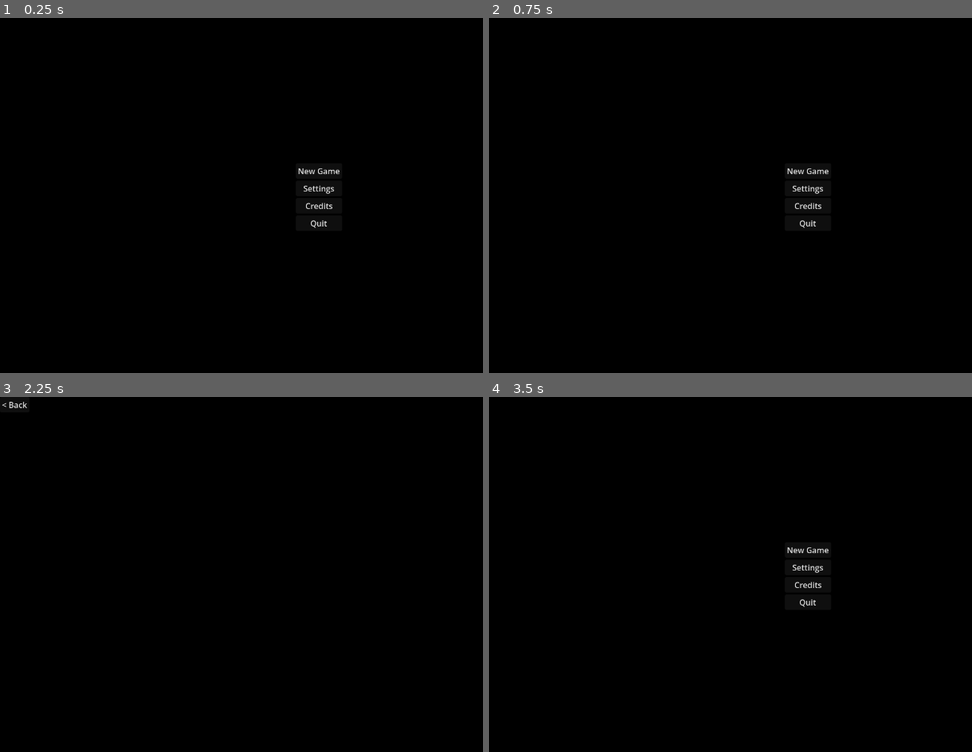
Above: before the commit, frames 1-4 (two rows, left to right).
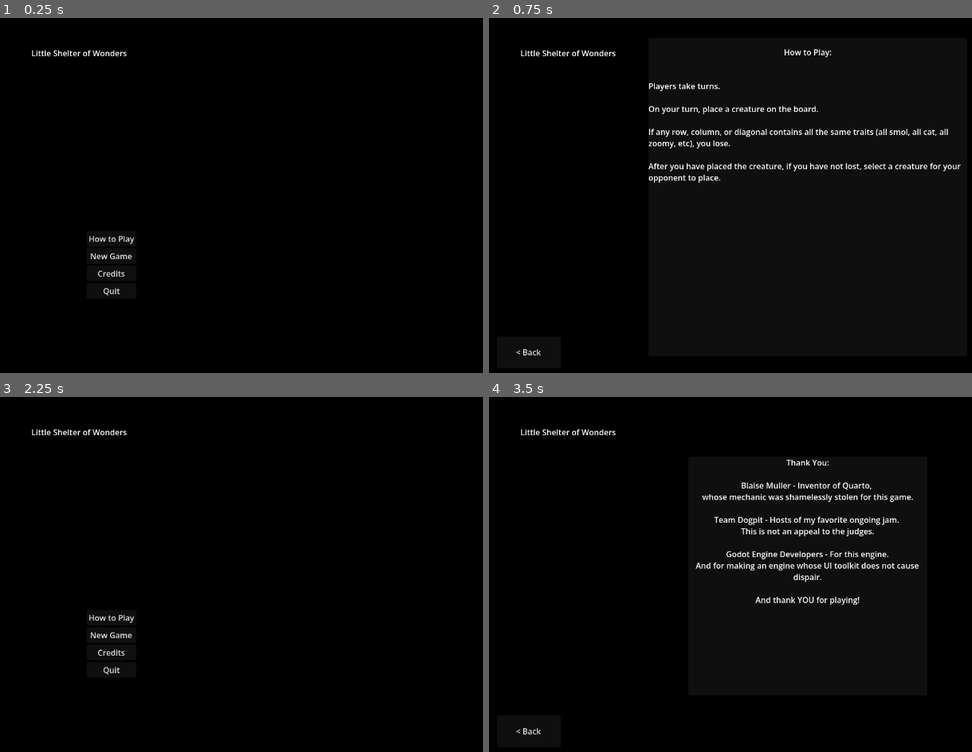
Above: after the commit, the same moments.

Repository: JosephCatrambone/DogpitJam2026
Game: Godot game, scene res://menus/title/title.tscn
Same seed, same stepped clock (60 frames per second), same inputs: the game is played once before the commit and once after it. This scene is started directly instead of the project's main scene.
Inputs (mouse positions are in pixels of both pictures, inside the frame that each line leads up to):
- Up to frame 1 (0.25 s): no input
- Up to frame 2 (0.75 s): click (600, 238) at 0.5 s, where only the run after the commit has a clickable "How to Play"
- Up to frame 3 (2.25 s): click (38, 730) at 1.25 s, where only the run after the commit has a clickable "< Back"; click (318, 567) at 2 s, where only the run before the commit has a clickable "Settings"
- Up to frame 4 (3.5 s): click "< Back" (after the commit: "Credits") at 2.75 s

The runs differ from the first frame. In frame 1, 0.8% of the frame differs, in the area x 6-71%, y 8-79%; in frame 2, 2.7%; in frame 3, 0.5%; in frame 4, 3.1%, in the area x 5-90%, y 8-96%.

Commit message:
Final jam version. Only tweaks from here on.

Diff:
--- a/cutscene/scene_10_intro_sequence.json
+++ b/cutscene/scene_10_intro_sequence.json
@@ -106,9 +106,19 @@
 			"prompt": "Uh...",
 			"options": {
 				"Why don't we just keep them farther apart?": "farther_apart",
-				"Oh.  Okay.": "explain_again"
+				"Oh.  Okay.": "cascade_okay"
 			},
 			"next": "",
+			"on_enter": "",
+			"minigame": {}
+		},
+		"cascade_okay": {
+			"background": "office",
+			"actors": ["host"],
+			"text": "[host]Alright. No more time to waste.  Let's get these critters into their homes.\n",
+			"prompt": "",
+			"options": {},
+			"next": "get_sheltered",
 			"on_enter": "",
 			"minigame": {}
 		},
@@ -140,7 +150,7 @@
 		"but_the_cascade": {
 			"background": "office",
 			"actors": ["host"],
-			"text": "[host]Hey, I'm guessing nobody told you this, but just in case you need to hear it:\nShut up.\nLet's get these animals sheltered.",
+			"text": "[host]Hey, did you know shutting up is free!\nLet's get these animals sheltered.",
 			"prompt": "",
 			"options": {
 			},
@@ -158,7 +168,7 @@
 			},
 			"next": "",
 			"on_enter": "",
-			"minigame": {"ai_difficulty_2": 5}
+			"minigame": {"ai_difficulty_2": 2}
 		}
 	},
 	"assets": {
--- a/game/ai_controller.gd
+++ b/game/ai_controller.gd
@@ -25,7 +25,6 @@
 
 func _compute_pick(current_player: int, board_state: BoardState, available: PackedInt64Array, max_depth: int):
 	# Returns the index of the creature in available and the score, given the current_player is picking.  +1 means a win for current. -1 means a loss for current.
-	# TODO: Really implement, instead of picking one at random.
 	var best_index = 0
 	var best_score = 1.0  # A win for us.
 	for i in range(len(available)):
@@ -33,10 +32,12 @@
 		available.remove_at(i)
 		var x_y_score = self._compute_place((current_player+1)%2, t, board_state, available, max_depth-1)
 		available.insert(i, t)  # Return it to the position.
-		if x_y_score[2] < best_score:  # Our opponent is playing, so minimize.
+		if x_y_score[2] < best_score:  # Our opponent is playing, so minimize. If they lose, that's the best one.
 			best_index = i
 			best_score = x_y_score[2]
-	return [best_index, best_score]
+			if best_score == -1.0:
+				return [i, 1.0]
+	return [best_index, -best_score]
 
 func _compute_place(current_player: int, trait_to_place: int, board_state: BoardState, available: PackedInt64Array, max_depth: int):
 	# Returns the x,y,score of the best place to put the provided 'to_place'. +1 score means a win for current_player. -1 means loss.
@@ -75,6 +76,7 @@
 		# Place the item and get the best pick.
 		board_state.set_traits_xy(p.x, p.y, trait_to_place)
 		var pick_and_score = self._compute_pick(current_player, board_state, available, max_depth-1)
+		board_state.set_traits_xy(p.x, p.y, 0)  # CLEAR THE PLACEMENT!
 		if pick_and_score[1] > best_score:
 			best_score = pick_and_score[1]
 			best_pos = p
--- a/game/creature.tscn
+++ b/game/creature.tscn
@@ -5,15 +5,9 @@
 
 [node name="Creature" type="PanelContainer" unique_id=272537118]
 custom_minimum_size = Vector2(96, 96)
-anchors_preset = 8
-anchor_left = 0.5
-anchor_top = 0.5
-anchor_right = 0.5
-anchor_bottom = 0.5
-offset_left = -16.0
-offset_top = -20.5
-offset_right = 16.0
-offset_bottom = 20.5
+anchors_preset = 15
+anchor_right = 1.0
+anchor_bottom = 1.0
 grow_horizontal = 2
 grow_vertical = 2
 size_flags_horizontal = 3
--- a/game/creatures/cat_birb_biggo_eepy_purr.tscn
+++ b/game/creatures/cat_birb_biggo_eepy_purr.tscn
@@ -11,7 +11,7 @@
 
 [node name="Creature" unique_id=272537118 instance=ExtResource("1_42kbl")]
 traits = 1045
-display_name = "The Purrminator"
+display_name = "Purrl"
 
 [node name="TextureRect" parent="VBoxContainer" parent_id_path=PackedInt32Array(337917811) index="0" unique_id=1866908065]
 texture = SubResource("AtlasTexture_j1aya")
--- a/game/creatures/cat_birb_smol_eepy_chevronwithtekron.tscn
+++ /dev/null
@@ -1,6 +0,0 @@
-
-[gd_scene format=3 uid=""]
-[ext_resource type="PackedScene" uid="uid://dcpb317i05c4d" path="res://game/creature.tscn" id="1_p07ax"]
-[node name="Creature" unique_id=272537118 instance=ExtResource("1_p07ax")]
-traits = 85
-display_name = "CHEVRON with TEKRON "
--- a/game/creatures/cat_eepy_chonk_chuggz.tscn
+++ b/game/creatures/cat_eepy_chonk_chuggz.tscn
@@ -4,10 +4,6 @@
 [ext_resource type="Texture2D" uid="uid://2dr0e7ua2bo1" path="res://gfx_shared/creatures/eepy_cat_chonk_chuggz.png" id="2_vy643"]
 
 [node name="Creature" unique_id=272537118 instance=ExtResource("1_cxopk")]
-offset_left = -32.0
-offset_top = -43.5
-offset_right = 32.0
-offset_bottom = 43.5
 traits = 529
 display_name = "Chuggz"
 
--- a/game/creatures/cat_snek_biggo_eepy_floop.tscn
+++ b/game/creatures/cat_snek_biggo_eepy_floop.tscn
@@ -1,6 +1,17 @@
+[gd_scene format=3 uid="uid://dyw4ghjbwi6rm"]
 
-[gd_scene format=3 uid=""]
 [ext_resource type="PackedScene" uid="uid://dcpb317i05c4d" path="res://game/creature.tscn" id="1_dhztd"]
+
+[sub_resource type="CompressedTexture2D" id="CompressedTexture2D_r1g0q"]
+load_path = "res://.godot/imported/creatures.png-d54a219baa917de87b445b87fd7c8af8.ctex"
+
+[sub_resource type="AtlasTexture" id="AtlasTexture_d3jgx"]
+atlas = SubResource("CompressedTexture2D_r1g0q")
+region = Rect2(64, 192, 64, 64)
+
 [node name="Creature" unique_id=272537118 instance=ExtResource("1_dhztd")]
 traits = 1049
 display_name = "Floop "
+
+[node name="TextureRect" parent="VBoxContainer" parent_id_path=PackedInt32Array(337917811) index="0" unique_id=1866908065]
+texture = SubResource("AtlasTexture_d3jgx")
--- a/game/creatures/cat_snek_smol_eepy_teep.tscn
+++ /dev/null
@@ -1,6 +0,0 @@
-
-[gd_scene format=3 uid=""]
-[ext_resource type="PackedScene" uid="uid://dcpb317i05c4d" path="res://game/creature.tscn" id="1_mkxev"]
-[node name="Creature" unique_id=272537118 instance=ExtResource("1_mkxev")]
-traits = 89
-display_name = "Teep "
--- a/game/creatures/dog_birb_biggo_zoomy_aaronspacemuseum.tscn
+++ /dev/null
@@ -1,17 +0,0 @@
-[gd_scene format=3 uid="uid://bmbv1x1tw1r46"]
-
-[ext_resource type="PackedScene" uid="uid://dcpb317i05c4d" path="res://game/creature.tscn" id="1_8tb93"]
-
-[sub_resource type="CompressedTexture2D" id="CompressedTexture2D_i5syp"]
-load_path = "res://.godot/imported/creatures.png-d54a219baa917de87b445b87fd7c8af8.ctex"
-
-[sub_resource type="AtlasTexture" id="AtlasTexture_x4jet"]
-atlas = SubResource("CompressedTexture2D_i5syp")
-region = Rect2(0, 0, 64, 64)
-
-[node name="Creature" unique_id=272537118 instance=ExtResource("1_8tb93")]
-traits = 1062
-display_name = "Aaron Spacemuseum "
-
-[node name="TextureRect" parent="VBoxContainer" parent_id_path=PackedInt32Array(337917811) index="0" unique_id=1866908065]
-texture = SubResource("AtlasTexture_x4jet")
--- a/game/creatures/dog_birb_cuddly_carl.tscn
+++ /dev/null
@@ -1,7 +0,0 @@
-[gd_scene format=3 uid="uid://cemc6uu4rxiw7"]
-
-[ext_resource type="PackedScene" uid="uid://dcpb317i05c4d" path="res://game/creature.tscn" id="1_fakes"]
-
-[node name="Creature" unique_id=272537118 instance=ExtResource("1_fakes")]
-traits = 4102
-display_name = "Carl"
--- a/game/creatures/dog_birb_smol_eepy_doof.tscn
+++ b/game/creatures/dog_birb_smol_eepy_doof.tscn
@@ -1,6 +1,17 @@
+[gd_scene format=3 uid="uid://ct0ivt8dryofx"]
 
-[gd_scene format=3 uid=""]
 [ext_resource type="PackedScene" uid="uid://dcpb317i05c4d" path="res://game/creature.tscn" id="1_vv36b"]
+
+[sub_resource type="CompressedTexture2D" id="CompressedTexture2D_xqrtr"]
+load_path = "res://.godot/imported/creatures.png-d54a219baa917de87b445b87fd7c8af8.ctex"
+
+[sub_resource type="AtlasTexture" id="AtlasTexture_8ohdk"]
+atlas = SubResource("CompressedTexture2D_xqrtr")
+region = Rect2(128, 128, 64, 64)
+
 [node name="Creature" unique_id=272537118 instance=ExtResource("1_vv36b")]
-traits = 86
-display_name = "Doof "
+traits = 214
+display_name = "Doof"
+
+[node name="TextureRect" parent="VBoxContainer" parent_id_path=PackedInt32Array(337917811) index="0" unique_id=1866908065]
+texture = SubResource("AtlasTexture_8ohdk")
--- a/game/creatures/dog_snek_smol_eepy_toop.tscn
+++ b/game/creatures/dog_snek_smol_eepy_toop.tscn
@@ -1,6 +1,17 @@
+[gd_scene format=3 uid="uid://enj6581oec3g"]
 
-[gd_scene format=3 uid=""]
 [ext_resource type="PackedScene" uid="uid://dcpb317i05c4d" path="res://game/creature.tscn" id="1_stes5"]
+
+[sub_resource type="CompressedTexture2D" id="CompressedTexture2D_ovxj7"]
+load_path = "res://.godot/imported/creatures.png-d54a219baa917de87b445b87fd7c8af8.ctex"
+
+[sub_resource type="AtlasTexture" id="AtlasTexture_7rpip"]
+atlas = SubResource("CompressedTexture2D_ovxj7")
+region = Rect2(192, 128, 64, 64)
+
 [node name="Creature" unique_id=272537118 instance=ExtResource("1_stes5")]
 traits = 90
 display_name = "Toop "
+
+[node name="TextureRect" parent="VBoxContainer" parent_id_path=PackedInt32Array(337917811) index="0" unique_id=1866908065]
+texture = SubResource("AtlasTexture_7rpip")
--- a/game/game.gd
+++ b/game/game.gd
@@ -13,29 +13,29 @@
 
 var unplaced_creatures: PackedInt64Array = []
 var board_state: BoardState
-var ai_controllers: Array[AIController] = [null, AIController.new()]
+var ai_controllers: Array[AIController] = [null, null]
 var player_names: PackedStringArray = ["", ""]
 var current_player: int = 0
+var next_story_scene: String  # If set, switch to this sequence.  Pass {"sequence": this}.
 
 func _ready() -> void:
 	if len(self.creatures_packed) == 0:
 		self.creatures_packed = [
-			load("res://game/creatures/birb_biggo_cuddly_bogbirb.tscn"),
-			load("res://game/creatures/birb_snek_zoomy_angy_ketsaquatle.tscn"),
+			#load("res://game/creatures/birb_biggo_cuddly_bogbirb.tscn"),
+			#load("res://game/creatures/birb_snek_zoomy_angy_ketsaquatle.tscn"),
 			load("res://game/creatures/cat_birb_biggo_eepy_purr.tscn"),
 			load("res://game/creatures/cat_birb_biggo_zoomy_chungus.tscn"),
-			load("res://game/creatures/cat_birb_smol_eepy_chevronwithtekron.tscn"),
+			load("res://game/creatures/cat_birb_smol_eepy_nugget.tscn"),
 			load("res://game/creatures/cat_birb_smol_zoomy_aaronspacemuseum.tscn"),
-			load("res://game/creatures/cat_dog_zoomy_leggy_neil.tscn"),
-			load("res://game/creatures/cat_eepy_chonk_chuggz.tscn"),
+			#load("res://game/creatures/cat_dog_zoomy_leggy_neil.tscn"),
+			#load("res://game/creatures/cat_eepy_chonk_chuggz.tscn"),
 			load("res://game/creatures/cat_snek_biggo_eepy_floop.tscn"),
 			load("res://game/creatures/cat_snek_biggo_zoomy_fleep.tscn"),
-			load("res://game/creatures/cat_snek_smol_eepy_teep.tscn"),
+			load("res://game/creatures/cat_snek_smol_eepy_fluffo.tscn"),
 			load("res://game/creatures/cat_snek_smol_zoomy_teef.tscn"),
-			load("res://game/creatures/cat_zoomy_smol_potat_angy_mphatecraft.tscn"),
+			#load("res://game/creatures/cat_zoomy_smol_potat_angy_mphatecraft.tscn"),
 			load("res://game/creatures/dog_birb_biggo_eepy_drbobert.tscn"),
-			load("res://game/creatures/dog_birb_biggo_zoomy_aaronspacemuseum.tscn"),
-			load("res://game/creatures/dog_birb_cuddly_carl.tscn"),
+			load("res://game/creatures/dog_birb_biggo_zoomy_keith.tscn"),
 			load("res://game/creatures/dog_birb_smol_eepy_doof.tscn"),
 			load("res://game/creatures/dog_birb_smol_zoomy_princetriphazard.tscn"),
 			load("res://game/creatures/dog_snek_biggo_eepy_doop.tscn"),
@@ -45,7 +45,6 @@
 		]
 
 func init_scene(data: Variant):
-	ai_controllers[1].max_search_depth = 10
 	if data != null:
 		if "ai_difficulty_1" in data:
 			self.ai_controllers[0] = AIController.new()
@@ -53,8 +52,9 @@
 		if "ai_difficulty_2" in data:
 			self.ai_controllers[1] = AIController.new()
 			self.ai_controllers[1].max_search_depth = data["ai_difficulty_2"]
-	# It seems like sometimes this signal just doesn't get triggered, so we should run it in the process method.
+	# It seems like sometimes this signal just doesn't get triggered?
 	self.single_cycle_finished.connect(self.run_game_loop)
+	self.game_over.connect(self._advance_scene)
 
 func start_scene():
 	self.board_state = BoardState.new(4, 4)
@@ -118,6 +118,13 @@
 	# We can't just call self.run because we'd hit the stack limit.
 	self.single_cycle_finished.emit()
 
+func _advance_scene(player_idx: int, row_idx: int, col_idx: int, diagonal_idx: int, creature_trait: int) -> void:
+	var t = get_tree().create_timer(2.0)
+	if self.next_story_scene:
+		t.timeout.connect(SceneManager.swap_scenes.bind("res://cutscene/cutscene.tscn", {"sequence": self.next_story_scene}))
+	else:
+		t.timeout.connect(SceneManager.swap_scenes.bind("res://menus/title/title.tscn"))
+
 func _process(delta: float) -> void:
 	#self.debug_count = (self.debug_count+1)%1000
 	pass
--- a/menus/title/title.gd
+++ b/menus/title/title.gd
@@ -1,29 +1,51 @@
 extends Control
 
+@onready var how_to_play_menu: Control = %HowToPlayMenu
 @onready var main_menu: Control = %MainMenu
+@onready var game_menu: Control = %GameMenu
 @onready var credits_menu: Control = %CreditsMenu
 @onready var settings_menu: Control = %SettingsMenu
 
 @onready var back_button: Button = %BackButton
 
-@onready var new_game: Button = %NewGame
+# Main Menu buttons:
+@onready var how_to_play: Button = %HowToPlay
+@onready var game: Button = %NewGame
 @onready var settings: Button = %Settings
 @onready var credits: Button = %Credits
 @onready var quit: Button = %Quit
 
+# Game Menu buttons:
+@onready var story_game: Button = %StoryGame
+@onready var human_vs_human: Button = %HumanVsHuman
+@onready var human_vs_computer_easy: Button = %HumanVsComputerEasy
+@onready var human_vs_computer_medium: Button = %HumanVsComputerMedium
+@onready var human_vs_computer_hard: Button = %HumanVsComputerHard
+
 func _ready() -> void:
-	self.new_game.pressed.connect(func(): SceneManager.swap_scenes("res://cutscene/cutscene.tscn", {"sequence": "res://cutscene/scene_10_intro_sequence.json", "start_dialog": "start"}))
+	# Wire up Main Menu:
+	self.how_to_play.pressed.connect(self._show_node.bind(self.how_to_play_menu))
+	self.game.pressed.connect(self._show_node.bind(self.game_menu))
 	self.settings.pressed.connect(self._show_node.bind(self.settings_menu))
 	self.credits.pressed.connect(self._show_node.bind(self.credits_menu))
 	self.quit.pressed.connect(func(): get_tree().quit())
 	self.back_button.pressed.connect(self._show_node.bind(self.main_menu))
 
+	# Wire up game menu:
+	self.story_game.pressed.connect(func(): SceneManager.swap_scenes("res://cutscene/cutscene.tscn", {"sequence": "res://cutscene/scene_10_intro_sequence.json", "start_dialog": "start"}))
+	self.human_vs_human.pressed.connect(func(): SceneManager.swap_scenes("res://game/game.tscn"))
+	self.human_vs_computer_easy.pressed.connect(func(): SceneManager.swap_scenes("res://game/game.tscn", {"ai_difficulty_2": 1}))
+	self.human_vs_computer_medium.pressed.connect(func(): SceneManager.swap_scenes("res://game/game.tscn", {"ai_difficulty_2": 2}))
+	self.human_vs_computer_hard.pressed.connect(func(): SceneManager.swap_scenes("res://game/game.tscn", {"ai_difficulty_2": 3}))
+
 	self._show_node(self.main_menu)
 
 
 func _show_node(node: Control):
+	self.how_to_play_menu.visible = false
 	self.main_menu.visible = false
 	self.credits_menu.visible = false
+	self.game_menu.visible = false
 	self.settings_menu.visible = false
 
 	node.visible = true
--- a/menus/title/title.tscn
+++ b/menus/title/title.tscn
@@ -1,7 +1,9 @@
 [gd_scene format=3 uid="uid://c4i3jfk48vjsu"]
 
 [ext_resource type="Script" uid="uid://crltfpwd84pn3" path="res://menus/title/title.gd" id="1_662h8"]
+[ext_resource type="Theme" uid="uid://cnda18fdwukt2" path="res://gfx_shared/title_theme.tres" id="1_dus5x"]
 [ext_resource type="PackedScene" uid="uid://b4n2cdgn5gbk3" path="res://menus/settings/settings.tscn" id="2_0s0d2"]
+[ext_resource type="Texture2D" uid="uid://7qqeruxaj35w" path="res://gfx_shared/title.png" id="3_7edc8"]
 
 [node name="Title" type="Control" unique_id=1950565322]
 layout_mode = 3
@@ -10,51 +12,190 @@
 anchor_bottom = 1.0
 grow_horizontal = 2
 grow_vertical = 2
+theme = ExtResource("1_dus5x")
 script = ExtResource("1_662h8")
 
-[node name="MainMenu" type="VBoxContainer" parent="." unique_id=2031102453]
-unique_name_in_owner = true
-layout_mode = 1
-anchors_preset = 8
-anchor_left = 0.5
-anchor_top = 0.5
-anchor_right = 0.5
-anchor_bottom = 0.5
-offset_left = -46.5
-offset_top = -68.0
-offset_right = 46.5
-offset_bottom = 68.0
-grow_horizontal = 2
-grow_vertical = 2
-
-[node name="NewGame" type="Button" parent="MainMenu" unique_id=1608351844]
-unique_name_in_owner = true
-layout_mode = 2
-text = "New Game"
-
-[node name="Settings" type="Button" parent="MainMenu" unique_id=2033598441]
-unique_name_in_owner = true
-layout_mode = 2
-text = "Settings"
-
-[node name="Credits" type="Button" parent="MainMenu" unique_id=1290504857]
-unique_name_in_owner = true
-layout_mode = 2
-text = "Credits"
-
-[node name="Quit" type="Button" parent="MainMenu" unique_id=368297064]
-unique_name_in_owner = true
-layout_mode = 2
-text = "Quit"
-
-[node name="CreditsMenu" type="VBoxContainer" parent="." unique_id=2099467892]
-unique_name_in_owner = true
+[node name="TitleBackdrop" type="TextureRect" parent="." unique_id=2071245829]
 layout_mode = 1
 anchors_preset = 15
 anchor_right = 1.0
 anchor_bottom = 1.0
 grow_horizontal = 2
 grow_vertical = 2
+texture = ExtResource("3_7edc8")
+
+[node name="Title" type="Label" parent="." unique_id=246250080]
+layout_mode = 1
+offset_left = 63.0
+offset_top = 59.0
+offset_right = 567.0
+offset_bottom = 117.0
+text = "Little Shelter of Wonders"
+
+[node name="MainMenu" type="VBoxContainer" parent="." unique_id=2031102453]
+unique_name_in_owner = true
+layout_mode = 1
+anchors_preset = 8
+anchor_left = 0.5
+anchor_top = 0.5
+anchor_right = 0.5
+anchor_bottom = 0.5
+offset_left = -466.0
+offset_top = 68.0
+offset_right = -366.0
+offset_bottom = 204.0
+grow_horizontal = 2
+grow_vertical = 2
+
+[node name="HowToPlay" type="Button" parent="MainMenu" unique_id=1446356472]
+unique_name_in_owner = true
+layout_mode = 2
+text = "How to Play"
+
+[node name="NewGame" type="Button" parent="MainMenu" unique_id=1608351844]
+unique_name_in_owner = true
+layout_mode = 2
+text = "New Game"
+
+[node name="Settings" type="Button" parent="MainMenu" unique_id=2033598441]
+unique_name_in_owner = true
+visible = false
+layout_mode = 2
+text = "Settings"
+
+[node name="Credits" type="Button" parent="MainMenu" unique_id=1290504857]
+unique_name_in_owner = true
+layout_mode = 2
+text = "Credits"
+
+[node name="Quit" type="Button" parent="MainMenu" unique_id=368297064]
+unique_name_in_owner = true
+layout_mode = 2
+text = "Quit"
+
+[node name="HowToPlayMenu" type="Panel" parent="." unique_id=1159179463]
+unique_name_in_owner = true
+visible = false
+custom_minimum_size = Vector2(640, 640)
+layout_mode = 1
+anchors_preset = 8
+anchor_left = 0.5
+anchor_top = 0.5
+anchor_right = 0.5
+anchor_bottom = 0.5
+offset_left = -320.0
+offset_top = -320.0
+offset_right = 320.0
+offset_bottom = 320.0
+grow_horizontal = 2
+grow_vertical = 2
+
+[node name="Label" type="Label" parent="HowToPlayMenu" unique_id=2043680023]
+layout_mode = 0
+offset_right = 640.0
+offset_bottom = 58.0
+text = "How to Play:"
+horizontal_alignment = 1
+vertical_alignment = 1
+
+[node name="RichTextLabel" type="RichTextLabel" parent="HowToPlayMenu" unique_id=1013812222]
+layout_mode = 0
+offset_top = 62.0
+offset_right = 640.0
+offset_bottom = 292.0
+bbcode_enabled = true
+text = "
+Players take turns.
+
+On your turn, place a creature on the board.
+
+If any row, column, or diagonal contains all the same traits (all smol, all cat, all zoomy, etc), you lose.
+
+After you have placed the creature, if you have not lost, select a creature for your opponent to place.
+"
+fit_content = true
+
+[node name="GameMenu" type="PanelContainer" parent="." unique_id=1242930264]
+unique_name_in_owner = true
+visible = false
+custom_minimum_size = Vector2(480, 0)
+layout_mode = 1
+anchors_preset = 8
+anchor_left = 0.5
+anchor_top = 0.5
+anchor_right = 0.5
+anchor_bottom = 0.5
+offset_left = -20.0
+offset_top = -20.0
+offset_right = 20.0
+offset_bottom = 20.0
+grow_horizontal = 2
+grow_vertical = 2
+
+[node name="VBoxLayout" type="VBoxContainer" parent="GameMenu" unique_id=158761572]
+unique_name_in_owner = true
+layout_mode = 2
+alignment = 1
+
+[node name="StoryGame" type="Button" parent="GameMenu/VBoxLayout" unique_id=1169886388]
+unique_name_in_owner = true
+layout_mode = 2
+text = "Story Mode"
+
+[node name="HumanVsHuman" type="Button" parent="GameMenu/VBoxLayout" unique_id=50950373]
+unique_name_in_owner = true
+layout_mode = 2
+text = "Human vs Human (Local)"
+
+[node name="HumanVsComputerEasy" type="Button" parent="GameMenu/VBoxLayout" unique_id=1107790169]
+unique_name_in_owner = true
+layout_mode = 2
+text = "Human vs Computer (Easy)"
+
+[node name="HumanVsComputerMedium" type="Button" parent="GameMenu/VBoxLayout" unique_id=270082675]
+unique_name_in_owner = true
+layout_mode = 2
+text = "Human vs Computer (Medium)"
+
+[node name="HumanVsComputerHard" type="Button" parent="GameMenu/VBoxLayout" unique_id=60252671]
+unique_name_in_owner = true
+layout_mode = 2
+text = "Human vs Computer (Hard)"
+
+[node name="CreditsMenu" type="PanelContainer" parent="." unique_id=1006362504]
+unique_name_in_owner = true
+visible = false
+custom_minimum_size = Vector2(480, 480)
+layout_mode = 1
+anchors_preset = 8
+anchor_left = 0.5
+anchor_top = 0.5
+anchor_right = 0.5
+anchor_bottom = 0.5
+offset_left = -240.0
+offset_top = -240.0
+offset_right = 240.0
+offset_bottom = 240.0
+grow_horizontal = 2
+grow_vertical = 2
+
+[node name="RichTextLabel" type="RichTextLabel" parent="CreditsMenu" unique_id=406199999]
+layout_mode = 2
+bbcode_enabled = true
+text = "Thank You:
+
+Blaise Muller - Inventor of Quarto,
+whose mechanic was shamelessly stolen for this game.
+
+Team Dogpit - Hosts of my favorite ongoing jam.
+This is not an appeal to the judges.
+
+Godot Engine Developers - For this engine.
+And for making an engine whose UI toolkit does not cause dispair.
+
+And thank YOU for playing!"
+fit_content = true
+horizontal_alignment = 1
 
 [node name="SettingsMenu" parent="." unique_id=533882288 instance=ExtResource("2_0s0d2")]
 unique_name_in_owner = true
@@ -62,7 +203,14 @@
 
 [node name="BackButton" type="Button" parent="." unique_id=1130284548]
 unique_name_in_owner = true
-layout_mode = 0
-offset_right = 8.0
-offset_bottom = 8.0
+custom_minimum_size = Vector2(128, 64)
+layout_mode = 1
+anchors_preset = 2
+anchor_top = 1.0
+anchor_bottom = 1.0
+offset_left = 16.0
+offset_top = -47.0
+offset_right = 75.0
+offset_bottom = -16.0
+grow_vertical = 0
 text = "< Back"
--- a/project.godot
+++ b/project.godot
@@ -15,6 +15,10 @@
 config/features=PackedStringArray("4.6", "GL Compatibility")
 boot_splash/bg_color=Color(0, 0, 0, 1)
 config/icon="res://icon.svg"
+
+[audio]
+
+buses/default_bus_layout="uid://boxefi1nv16b4"
 
 [autoload]
 
--- /dev/null
+++ b/tests/unit/test_ai.gd
@@ -0,0 +1,34 @@
+extends GutTest
+
+func test_scoring_function():
+	var b := BoardState.new(3, 3)
+	var ai = AIController.new()
+	var c = Creature.new()
+	c.traits = 0x1
+	b.set_traits_xy(0, 0, 0x1)
+	b.set_traits_xy(1, 0, 0x1)
+	b.set_traits_xy(1, 1, 0x1)
+
+	#ai.compute_place(0, b, [c], c)
+	assert_eq(ai._compute_place(0, 0x1, b, [0x1, 0x1], 3), [0, 1, 1.0])
+
+	b.set_traits_xy(0, 1, 0x1)
+	assert_eq(ai._compute_place(0, 0x1, b, [], 3)[2], -1)
+
+func test_ai_gives_right_item():
+	# The AI should hand over 0x1 because that makes me lose.
+	var b := BoardState.new(2, 2)
+	var ai = AIController.new()
+	var c = Creature.new()
+	c.traits = 0x1
+	var d = Creature.new()
+	d.traits = 0x2
+	var creatures: Array[Creature] = [c, d]
+
+	b.set_traits_xy(0, 0, 0x1)
+	assert_eq(ai.compute_pick(0, b, creatures), 0)
+
+	# Same as above, but we should give 'd' instead of 'c' now:
+	b.set_traits_xy(0, 0, 0x2)
+	assert_eq(ai.compute_pick(0, b, creatures), 1)
+	b.queue_free()
